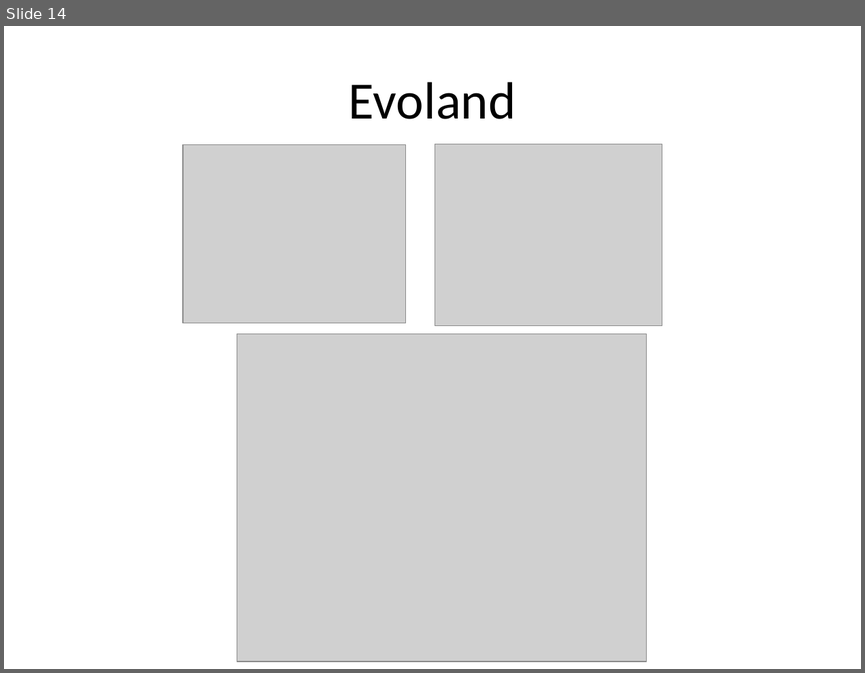
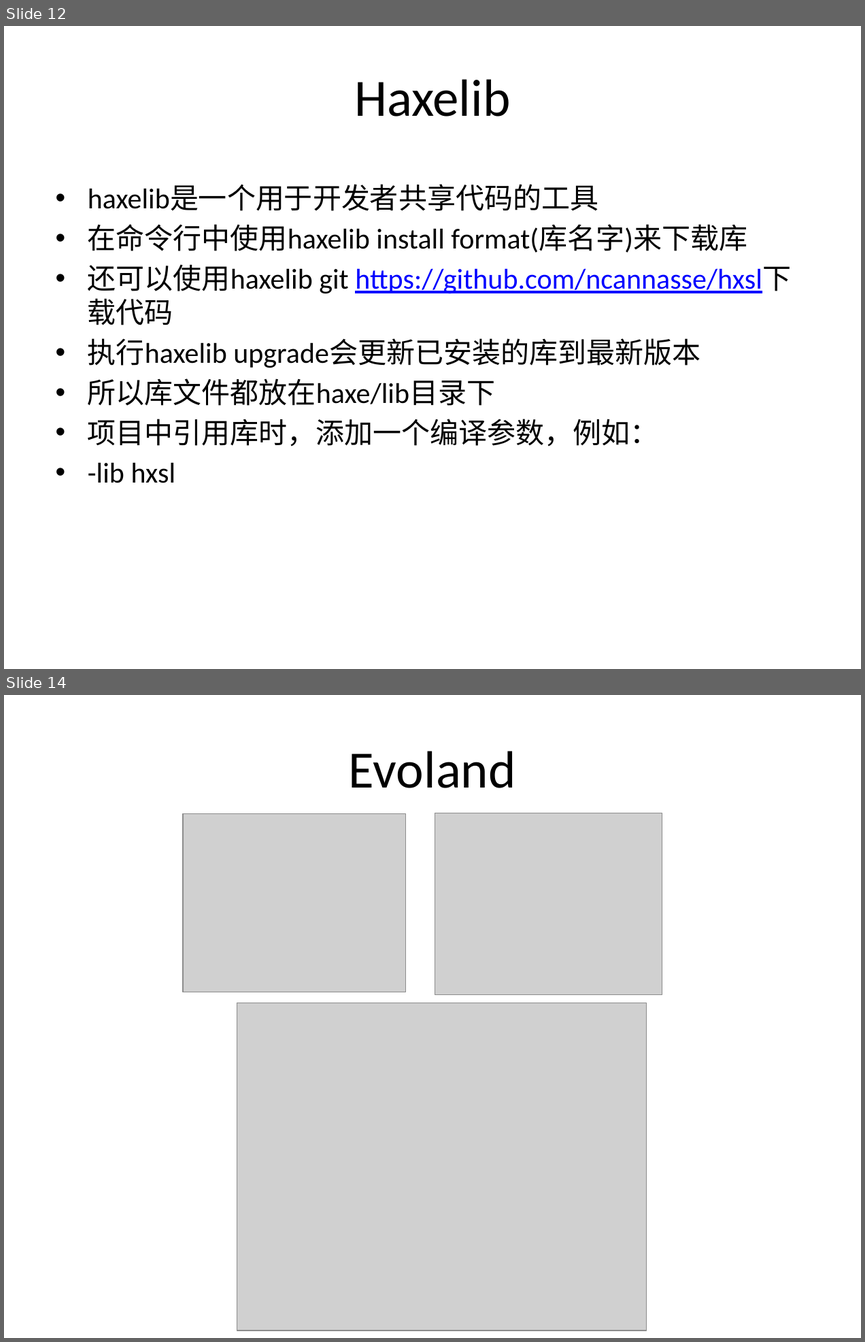
Before and after one commit to lambert2015/asexample, a slide deck: haxemeet/haxe.pptx. Shown one above the other, each under a label of ours: slide 14 before the commit, slides 12 and 14 after it; the slides between them are not shown. The pictures are 865x673 and 865x1342 pixels, drawn with LibreOffice and Linux fonts; fonts in the diff are those of the drawing; grey boxes stand for pictures. Boxes give left, top, right and bottom in pixels: in the first picture for what was removed or moved away, otherwise in the second. Text is boxed around its words. In the diff, an @@ line names an element or a change of style, - is before the commit and + after.

```diff
--- a/haxemeet/haxe.pptx
+++ b/haxemeet/haxe.pptx
@@ slide 12 added at (4,26,861,669), background #FFFFFF @@
@@ title added at (354,79,510,116), 44 pt, text #000000 @@
+Haxelib
@@ text added at (88,185,791,483), 24 pt, text #000000 @@
+• haxelib是一个用于开发者共享代码的工具
+• 在命令行中使用haxelib install format(库名字)来下载库
+• 还可以使用haxelib git https://github.com/ncannasse/hxsl下载代码
+• 执行haxelib upgrade会更新已安装的库到最新版本
+• 所以库文件都放在haxe/lib目录下
+• 项目中引用库时，添加一个编译参数，例如：
+• -lib hxsl
```
Also in this commit, not shown: 3 slides changed, 7 other slides added, 5 slides removed, 37 other files.
